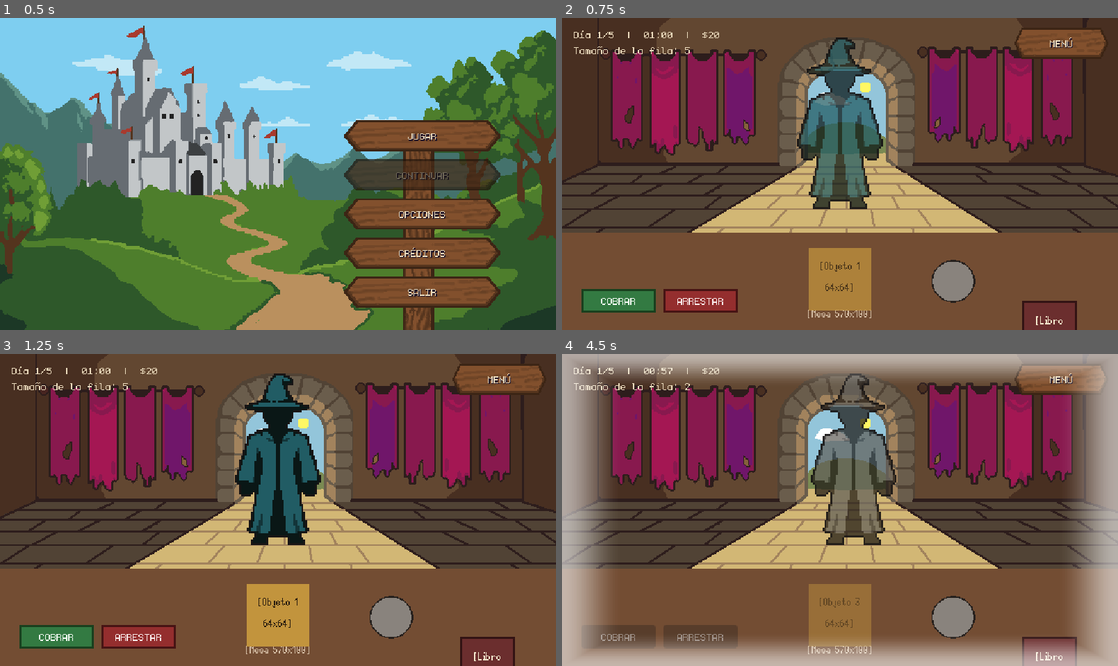
Above: before the commit, frames 1-4 (two rows, left to right).
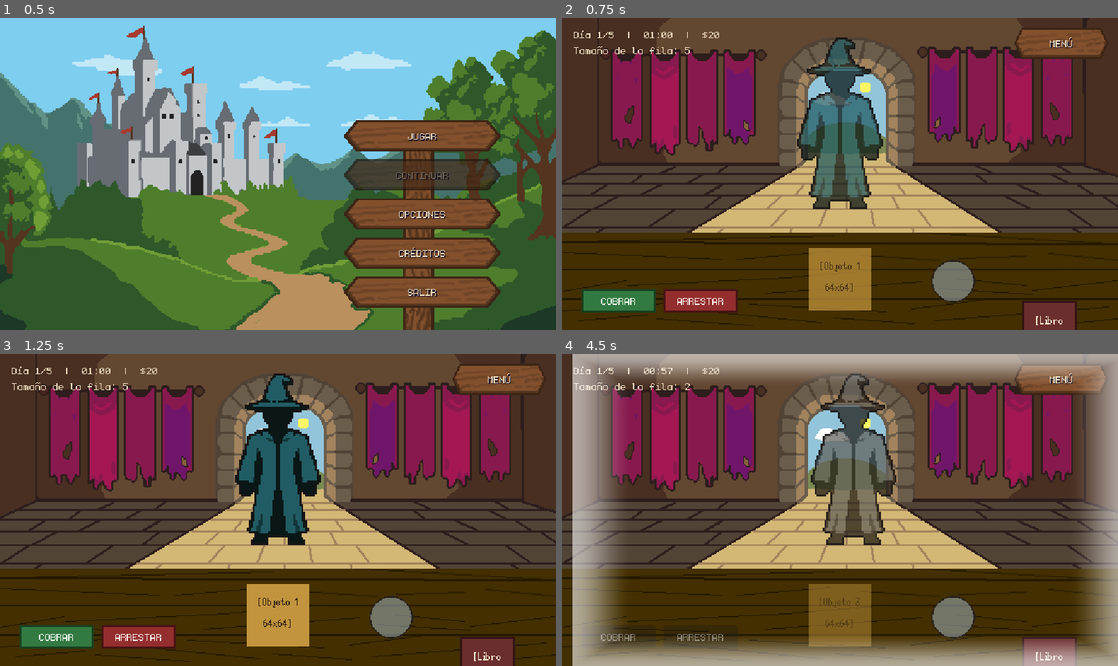
Above: after the commit, the same moments.

Repository: StephenQuispeLipa/Notaria-Aventureros
Game: Godot game, scene res://Scenes/Menus/OptionsMenu.tscn
Two runs of this game, one before a commit and one after it. Both use one fixed random seed, a clock stepped at 60 frames per second and the inputs below.
Inputs:
- Up to frame 1 (0.5 s): no input
- Up to frame 2 (0.75 s): click "JUGAR" at 0.5 s
- Up to frame 3 (1.25 s): no input
- Up to frame 4 (4.5 s): click "COBRAR" at 1.25 s; click "ARRESTAR" at 2 s; click "MENÚ" at 2.75 s; click "REANUDAR" at 3.5 s; click "COBRAR" at 4.25 s

Frame 1 is identical in both runs. In frame 2, 25% of the frame differs, in the area x 0-100%, y 68-100%; in frame 3, 25%; in frame 4, 33%, in the area x 0-100%, y 0-100%.

Commit message:
Ropas en tonos grises para coloreo

Diff:
--- a/Scenes/Desk/Desk_View.tscn
+++ b/Scenes/Desk/Desk_View.tscn
@@ -1,70 +1,17 @@
 [gd_scene format=3 uid="uid://cbwyutecaa3vf"]
 
 [ext_resource type="Script" uid="uid://g01gk6p017yo" path="res://Scripts/Desk/desk_view.gd" id="1_desk_script"]
-[ext_resource type="PackedScene" uid="uid://d10u421ope070" path="res://Scenes/Menus/PauseMenu.tscn" id="2_pause_menu"]
+[ext_resource type="PackedScene" path="res://Scenes/Menus/PauseMenu.tscn" id="2_pause_menu"]
 [ext_resource type="Texture2D" uid="uid://dpptmul7bxl4n" path="res://Assets/Art/UI/Fondo_castillo.png" id="2_xrls6"]
 [ext_resource type="FontFile" uid="uid://dgwip3ywtyl8t" path="res://Assets/Art/Fonts/monogram-extended.ttf" id="3_mono"]
 [ext_resource type="FontFile" uid="uid://b2c5twfkqaw51" path="res://Assets/Art/Fonts/Silver.ttf" id="4_silver"]
 [ext_resource type="Shader" uid="uid://c16jou1juxyai" path="res://Shaders/honor_vignette.gdshader" id="5_vignette_shader"]
-[ext_resource type="Texture2D" path="res://Assets/Art/Characters/Mago_Plantilla-Interior.png" id="6_mago_interior"]
-[ext_resource type="Texture2D" path="res://Assets/Art/Characters/Mago_Plantilla-Borde.png" id="7_mago_borde"]
-[ext_resource type="Texture2D" path="res://Assets/Art/UI/Lente_prueba.png" id="8_lente_prueba"]
-[ext_resource type="Shader" path="res://Shaders/magic_lens_item.gdshader" id="9_lens_item_shader"]
-[ext_resource type="Shader" path="res://Shaders/magic_lens_mask.gdshader" id="10_lens_mask_shader"]
-
-[sub_resource type="StyleBoxFlat" id="StyleBoxFlat_book"]
-bg_color = Color(0.42, 0.18, 0.18, 1)
-border_width_left = 2
-border_width_top = 2
-border_width_right = 2
-border_width_bottom = 2
-border_color = Color(0.2, 0.08, 0.08, 1)
-
-[sub_resource type="StyleBoxFlat" id="StyleBoxFlat_book_hover"]
-bg_color = Color(0.55, 0.24, 0.24, 1)
-border_width_left = 2
-border_width_top = 2
-border_width_right = 2
-border_width_bottom = 2
-border_color = Color(0.95, 0.85, 0.4, 1)
-
-[sub_resource type="StyleBoxFlat" id="StyleBoxFlat_cobrar"]
-bg_color = Color(0.2, 0.48, 0.26, 1)
-border_width_left = 2
-border_width_top = 2
-border_width_right = 2
-border_width_bottom = 2
-border_color = Color(0.1, 0.25, 0.12, 1)
-
-[sub_resource type="StyleBoxFlat" id="StyleBoxFlat_cobrar_hover"]
-bg_color = Color(0.28, 0.62, 0.34, 1)
-border_width_left = 2
-border_width_top = 2
-border_width_right = 2
-border_width_bottom = 2
-border_color = Color(0.85, 1, 0.85, 1)
-
-[sub_resource type="StyleBoxFlat" id="StyleBoxFlat_arrestar"]
-bg_color = Color(0.58, 0.18, 0.18, 1)
-border_width_left = 2
-border_width_top = 2
-border_width_right = 2
-border_width_bottom = 2
-border_color = Color(0.28, 0.08, 0.08, 1)
-
-[sub_resource type="StyleBoxFlat" id="StyleBoxFlat_arrestar_hover"]
-bg_color = Color(0.75, 0.24, 0.24, 1)
-border_width_left = 2
-border_width_top = 2
-border_width_right = 2
-border_width_bottom = 2
-border_color = Color(1, 0.85, 0.85, 1)
-
-[sub_resource type="ShaderMaterial" id="ShaderMaterial_vignette"]
-shader = ExtResource("5_vignette_shader")
-shader_parameter/vignette_color = Color(1, 1, 1, 0.9)
-shader_parameter/intensity = 0.0
-shader_parameter/softness = 0.22
+[ext_resource type="Texture2D" uid="uid://kxq8afbvqe6k" path="res://Assets/Art/Characters/Mago_Plantilla-Interior.png" id="6_mago_interior"]
+[ext_resource type="Texture2D" uid="uid://dpp4y3kawrci5" path="res://Assets/Art/UI/Mesa.png" id="6_pxxjb"]
+[ext_resource type="Texture2D" uid="uid://02eu0v2h6dun" path="res://Assets/Art/Characters/Mago_Plantilla-Borde.png" id="7_mago_borde"]
+[ext_resource type="Texture2D" uid="uid://b660v63vpcjh2" path="res://Assets/Art/UI/Lente_prueba.png" id="8_lente_prueba"]
+[ext_resource type="Shader" uid="uid://b4ekisychwsvo" path="res://Shaders/magic_lens_item.gdshader" id="9_lens_item_shader"]
+[ext_resource type="Shader" uid="uid://df2u2dlj2di5d" path="res://Shaders/magic_lens_mask.gdshader" id="10_lens_mask_shader"]
 
 [sub_resource type="ShaderMaterial" id="ShaderMaterial_item_lens"]
 shader = ExtResource("9_lens_item_shader")
@@ -77,6 +24,61 @@
 shader = ExtResource("10_lens_mask_shader")
 shader_parameter/lens_center_px = Vector2(-999, -999)
 shader_parameter/lens_radius_px = 28.0
+shader_parameter/viewport_size = Vector2(570, 320)
+
+[sub_resource type="StyleBoxFlat" id="StyleBoxFlat_cobrar"]
+bg_color = Color(0.2, 0.48, 0.26, 1)
+border_width_left = 2
+border_width_top = 2
+border_width_right = 2
+border_width_bottom = 2
+border_color = Color(0.1, 0.25, 0.12, 1)
+
+[sub_resource type="StyleBoxFlat" id="StyleBoxFlat_cobrar_hover"]
+bg_color = Color(0.28, 0.62, 0.34, 1)
+border_width_left = 2
+border_width_top = 2
+border_width_right = 2
+border_width_bottom = 2
+border_color = Color(0.85, 1, 0.85, 1)
+
+[sub_resource type="StyleBoxFlat" id="StyleBoxFlat_arrestar"]
+bg_color = Color(0.58, 0.18, 0.18, 1)
+border_width_left = 2
+border_width_top = 2
+border_width_right = 2
+border_width_bottom = 2
+border_color = Color(0.28, 0.08, 0.08, 1)
+
+[sub_resource type="StyleBoxFlat" id="StyleBoxFlat_arrestar_hover"]
+bg_color = Color(0.75, 0.24, 0.24, 1)
+border_width_left = 2
+border_width_top = 2
+border_width_right = 2
+border_width_bottom = 2
+border_color = Color(1, 0.85, 0.85, 1)
+
+[sub_resource type="StyleBoxFlat" id="StyleBoxFlat_book"]
+bg_color = Color(0.42, 0.18, 0.18, 1)
+border_width_left = 2
+border_width_top = 2
+border_width_right = 2
+border_width_bottom = 2
+border_color = Color(0.2, 0.08, 0.08, 1)
+
+[sub_resource type="StyleBoxFlat" id="StyleBoxFlat_book_hover"]
+bg_color = Color(0.55, 0.24, 0.24, 1)
+border_width_left = 2
+border_width_top = 2
+border_width_right = 2
+border_width_bottom = 2
+border_color = Color(0.95, 0.85, 0.4, 1)
+
+[sub_resource type="ShaderMaterial" id="ShaderMaterial_vignette"]
+shader = ExtResource("5_vignette_shader")
+shader_parameter/vignette_color = Color(1, 1, 1, 0.9)
+shader_parameter/intensity = 0.0
+shader_parameter/softness = 0.22
 
 [node name="DeskView" type="Control" unique_id=1928016336]
 layout_mode = 3
@@ -108,13 +110,13 @@
 
 [node name="NPCRect" type="Control" parent="." unique_id=1071050630]
 unique_name_in_owner = true
-layout_mode = 0
-offset_left = 221.0
+anchors_preset = 0
+offset_left = 228.0
 offset_top = 8.0
-offset_right = 349.0
+offset_right = 356.0
 offset_bottom = 220.0
 
-[node name="NPCInterior" type="TextureRect" parent="NPCRect"]
+[node name="NPCInterior" type="TextureRect" parent="NPCRect" unique_id=830777390]
 unique_name_in_owner = true
 texture_filter = 1
 layout_mode = 1
@@ -127,7 +129,7 @@
 expand_mode = 1
 stretch_mode = 5
 
-[node name="NPCBorde" type="TextureRect" parent="NPCRect"]
+[node name="NPCBorde" type="TextureRect" parent="NPCRect" unique_id=2108200875]
 unique_name_in_owner = true
 texture_filter = 1
 layout_mode = 1
@@ -140,34 +142,17 @@
 expand_mode = 1
 stretch_mode = 5
 
-[node name="DeskRect" type="ColorRect" parent="." unique_id=1532849781]
+[node name="DeskRect" type="TextureRect" parent="." unique_id=507428451]
 layout_mode = 0
 offset_top = 220.0
 offset_right = 570.0
 offset_bottom = 320.0
-color = Color(0.45, 0.3, 0.2, 1)
-
-[node name="DeskLabel" type="Label" parent="DeskRect" unique_id=1416501491]
-layout_mode = 1
-anchors_preset = 12
-anchor_top = 1.0
-anchor_right = 1.0
-anchor_bottom = 1.0
-offset_top = -24.0
-offset_bottom = -4.0
-grow_horizontal = 2
-grow_vertical = 0
-theme_override_colors/font_color = Color(0.9, 0.82, 0.72, 0.85)
-theme_override_fonts/font = ExtResource("4_silver")
-theme_override_font_sizes/font_size = 16
-text = "[Mesa 570x100]"
-horizontal_alignment = 1
-vertical_alignment = 1
+texture = ExtResource("6_pxxjb")
 
 [node name="ItemRect" type="ColorRect" parent="." unique_id=1986333800]
 unique_name_in_owner = true
+material = SubResource("ShaderMaterial_item_lens")
 clip_contents = true
-material = SubResource("ShaderMaterial_item_lens")
 layout_mode = 0
 offset_left = 253.0
 offset_top = 236.0
@@ -184,7 +169,6 @@
 anchor_bottom = 1.0
 grow_horizontal = 2
 grow_vertical = 2
-mouse_filter = 2
 theme_override_colors/font_color = Color(0.16, 0.11, 0.06, 1)
 theme_override_fonts/font = ExtResource("4_silver")
 theme_override_font_sizes/font_size = 16
@@ -193,7 +177,7 @@
 horizontal_alignment = 1
 vertical_alignment = 1
 
-[node name="RuneLabel" type="Label" parent="ItemRect"]
+[node name="RuneLabel" type="Label" parent="ItemRect" unique_id=1596617860]
 unique_name_in_owner = true
 material = SubResource("ShaderMaterial_rune_mask")
 layout_mode = 0
@@ -201,7 +185,6 @@
 offset_top = 2.0
 offset_right = 140.0
 offset_bottom = 66.0
-mouse_filter = 2
 theme_override_colors/font_color = Color(1, 0.92, 0.2, 1)
 theme_override_colors/font_outline_color = Color(0.18, 0.05, 0.28, 1)
 theme_override_constants/outline_size = 2
@@ -262,7 +245,7 @@
 text = "[Libro
 56x64]"
 
-[node name="MagicLens" type="TextureRect" parent="."]
+[node name="MagicLens" type="TextureRect" parent="." unique_id=606100934]
 unique_name_in_owner = true
 texture_filter = 1
 layout_mode = 0
@@ -285,6 +268,8 @@
 anchors_preset = 15
 anchor_right = 1.0
 anchor_bottom = 1.0
+offset_left = 11.0
+offset_right = 11.0
 grow_horizontal = 2
 grow_vertical = 2
 mouse_filter = 2
@@ -380,7 +365,7 @@
 grow_vertical = 2
 color = Color(0, 0, 0, 1)
 
-[node name="Margin" type="MarginContainer" parent="DayEndOverlay"]
+[node name="Margin" type="MarginContainer" parent="DayEndOverlay" unique_id=811321915]
 layout_mode = 1
 anchors_preset = 15
 anchor_right = 1.0
@@ -392,12 +377,12 @@
 theme_override_constants/margin_right = 40
 theme_override_constants/margin_bottom = 20
 
-[node name="VBox" type="VBoxContainer" parent="DayEndOverlay/Margin"]
+[node name="VBox" type="VBoxContainer" parent="DayEndOverlay/Margin" unique_id=1613275528]
 layout_mode = 2
 theme_override_constants/separation = 8
 alignment = 1
 
-[node name="DayEndTitle" type="Label" parent="DayEndOverlay/Margin/VBox"]
+[node name="DayEndTitle" type="Label" parent="DayEndOverlay/Margin/VBox" unique_id=675356087]
 unique_name_in_owner = true
 layout_mode = 2
 theme_override_colors/font_color = Color(1, 0.85, 0.35, 1)
@@ -406,7 +391,7 @@
 text = "RESUMEN DEL DÍA 1"
 horizontal_alignment = 1
 
-[node name="DayEndLabel" type="RichTextLabel" parent="DayEndOverlay/Margin/VBox"]
+[node name="DayEndLabel" type="RichTextLabel" parent="DayEndOverlay/Margin/VBox" unique_id=104823270]
 unique_name_in_owner = true
 layout_mode = 2
 theme_override_colors/default_color = Color(0.92, 0.86, 0.74, 1)
@@ -419,43 +404,43 @@
 autowrap_mode = 0
 horizontal_alignment = 1
 
-[node name="Buttons" type="HBoxContainer" parent="DayEndOverlay/Margin/VBox"]
+[node name="Buttons" type="HBoxContainer" parent="DayEndOverlay/Margin/VBox" unique_id=574579611]
 layout_mode = 2
 theme_override_constants/separation = 24
 alignment = 1
 
-[node name="BtnNextDay" type="Button" parent="DayEndOverlay/Margin/VBox/Buttons"]
-unique_name_in_owner = true
-layout_mode = 2
-focus_mode = 0
-flat = true
+[node name="BtnNextDay" type="Button" parent="DayEndOverlay/Margin/VBox/Buttons" unique_id=849837415]
+unique_name_in_owner = true
+layout_mode = 2
+focus_mode = 0
 theme_override_colors/font_color = Color(0.7, 0.95, 0.65, 1)
 theme_override_colors/font_hover_color = Color(1, 1, 0.5, 1)
 theme_override_fonts/font = ExtResource("3_mono")
 theme_override_font_sizes/font_size = 16
 text = "DÍA 2"
-
-[node name="BtnRestartDay" type="Button" parent="DayEndOverlay/Margin/VBox/Buttons"]
+flat = true
+
+[node name="BtnRestartDay" type="Button" parent="DayEndOverlay/Margin/VBox/Buttons" unique_id=195555865]
 unique_name_in_owner = true
 visible = false
 layout_mode = 2
 focus_mode = 0
-flat = true
 theme_override_colors/font_color = Color(0.7, 0.95, 0.65, 1)
 theme_override_colors/font_hover_color = Color(1, 1, 0.5, 1)
 theme_override_fonts/font = ExtResource("3_mono")
 theme_override_font_sizes/font_size = 16
 text = "REINTENTAR"
-
-[node name="BtnBackMenu" type="Button" parent="DayEndOverlay/Margin/VBox/Buttons"]
-unique_name_in_owner = true
-layout_mode = 2
-focus_mode = 0
 flat = true
+
+[node name="BtnBackMenu" type="Button" parent="DayEndOverlay/Margin/VBox/Buttons" unique_id=1478136021]
+unique_name_in_owner = true
+layout_mode = 2
+focus_mode = 0
 theme_override_colors/font_color = Color(0.92, 0.86, 0.74, 1)
 theme_override_colors/font_hover_color = Color(0.95, 0.45, 0.45, 1)
 theme_override_fonts/font = ExtResource("3_mono")
 theme_override_font_sizes/font_size = 16
 text = "MENÚ"
+flat = true
 
 [node name="PauseMenu" parent="." unique_id=1238947580 instance=ExtResource("2_pause_menu")]
Binary file removed: Assets/Art/Clothes/Plantilla_Ropa_1-Ropa_A1.png
Binary file removed: Assets/Art/Clothes/Plantilla_Ropa_1-Sombrero_A1.png
Binary file removed: Assets/Art/Clothes/Plantilla_Ropa_2_Ropa_A2.png
Binary file removed: Assets/Art/Clothes/Plantilla_Ropa_2_Sombrero_A2.png
Binary file removed: Assets/Art/Clothes/Plantilla_Ropa_3_Ropa_A3.png
Binary file removed: Assets/Art/Clothes/Plantilla_Ropa_3_Sombrero_A3.png
Binary file added: Assets/Art/Clothes/R1_Plantilla_Bordes.png
Not shown, added: Assets/Art/Clothes/R1_Plantilla_Bordes.png.import
Binary file added: Assets/Art/Clothes/R1_Plantilla_Interior.png
Not shown, added: Assets/Art/Clothes/R1_Plantilla_Interior.png.import
Binary file added: Assets/Art/Clothes/R2_Plantilla_Borde.png
Not shown, added: Assets/Art/Clothes/R2_Plantilla_Borde.png.import
(and 20 more such lines)
